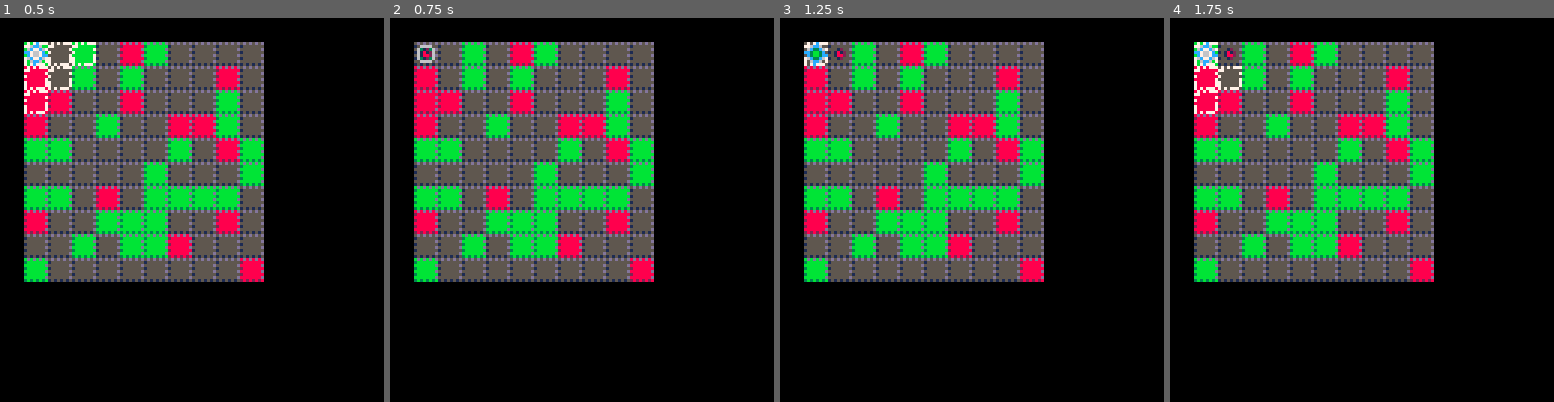
Above: before the commit, frames 1-4 (left to right).
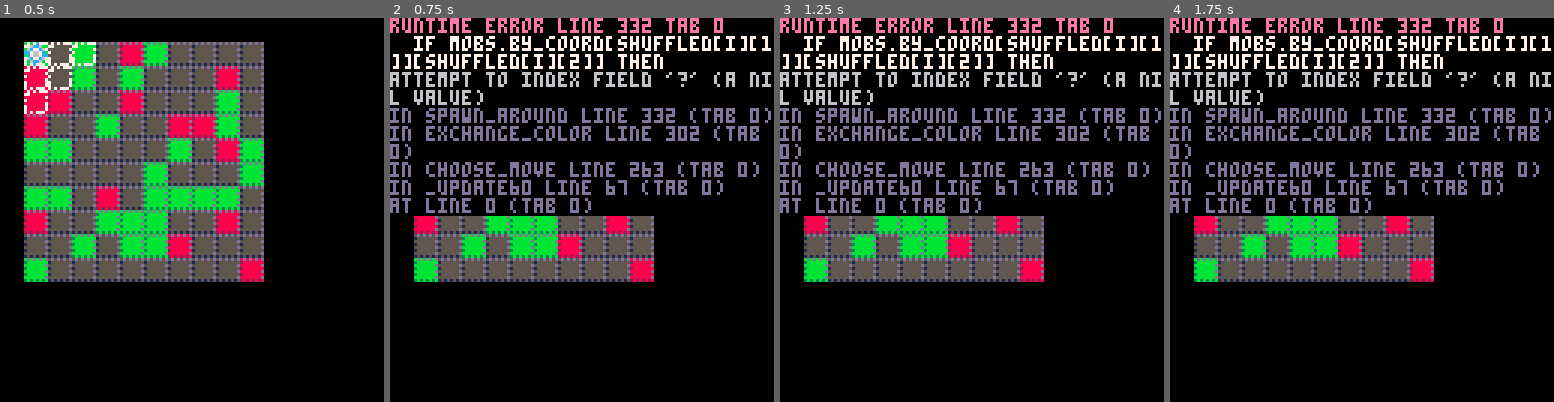
Above: after the commit, the same moments.

Repository: jcwilk/dv_prototype
Game: PICO-8 cartridge divproto.p8
Two runs of this game, one before a commit and one after it. Both use one fixed random seed, a clock stepped at 60 frames per second and the inputs below.
Inputs:
- Up to frame 1 (0.5 s): no input
- Up to frame 2 (0.75 s): tap O (Z key) at 0.7 s
- Up to frame 3 (1.25 s): no input
- Up to frame 4 (1.75 s): hold Right from 1.6 s (still down); tap O (Z key) at 1.7 s

Frame 1 is identical in both runs. In frame 2, 33% of the frame differs, in the area x 0-100%, y 0-52%; in frame 3, 33%; in frame 4, 33%.
Error after the commit: runtime error line 332 tab 0; if mobs.by_coord[shuffled[i][1]][shuffled[i][2]] then; attempt to index field '?' (a nil value)

Commit message:
make mobs intentionally cancel out from spawn

Diff:
--- a/divproto.p8
+++ b/divproto.p8
@@ -275,12 +275,14 @@
   //make_tween2(player,"x","y",selected_move[1],selected_move[2],6)
   make_path_tween(player,selected_move,6).after=function()
    exchange_color()
-			mobs.move()
    anims.after(function()
-    //dupt
-		  highlight_moves()
-		  select_player_tile()
-		 end)
+ 			mobs.move()
+    anims.after(function()
+     //dupt
+ 		  highlight_moves()
+ 		  select_player_tile()
+ 		 end)
+ 		end)
   end
  end
 end
@@ -328,8 +330,23 @@
   add(shuffled,spot)
  end
  local spawn_left=1
+ local shuffled2={}
  for i=1,#shuffled do
-  if spawn_mob(shuffled[i][1],shuffled[i][2],col) then
+  if mobs.by_coord[shuffled[i][1]][shuffled[i][2]] then
+   if spawn_mob(shuffled[i][1],shuffled[i][2],col) then
+    spawn_left-=1
+    if spawn_left<1 then
+     return
+    end
+   else
+    add(shuffled2,shuffled[i])
+   end
+  else
+   add(shuffled2,shuffled[i])
+  end
+ end
+ for i=1,#shuffled2 do
+  if spawn_mob(shuffled2[i][1],shuffled2[i][2],col) then
    spawn_left-=1
    if spawn_left<1 then
     return
@@ -481,13 +498,8 @@
       end
      end
      if found then
-      make_tween2(a,"x","y",b.x,b.y,mob_spd).after=function()
-							del(mobs.all,mob)
-							del(mobs.all,check)
-							mobs.by_coord[mob.x][mob.y]=false
-							mobs.by_coord[check.x][check.y]=false
-							sfx(4)
-      end
+      mob.cancel_out(check)
+
       deli(checking,i)
       del(moving,check)
       del(moving,mob)
@@ -558,11 +570,24 @@
   //mob.y=y
   mobs.by_coord[move[1]][move[2]]=mob
  end
+ mob.cancel_out=function(target)
+  make_tween2(mob,"x","y",target.x,target.y,mob_spd).after=function()
+			del(mobs.all,mob)
+			del(mobs.all,target)
+			mobs.by_coord[mob.x][mob.y]=false
+			mobs.by_coord[target.x][target.y]=false
+			sfx(4)
+  end
+ end
  if is_valid_move(x,y,mob) then
   if not mobs.by_coord[x][y] then
    add(mobs.all,mob)
    mobs.by_coord[x][y]=mob
    make_tween2(mob,"x","y",x,y,mob_spd)
+   return mob
+  elseif mobs.by_coord[x][y].col != mob.col then
+   add(mobs.all,mob)
+   mob.cancel_out(mobs.by_coord[x][y])
    return mob
   end
  end
Not shown, changed: index.js
